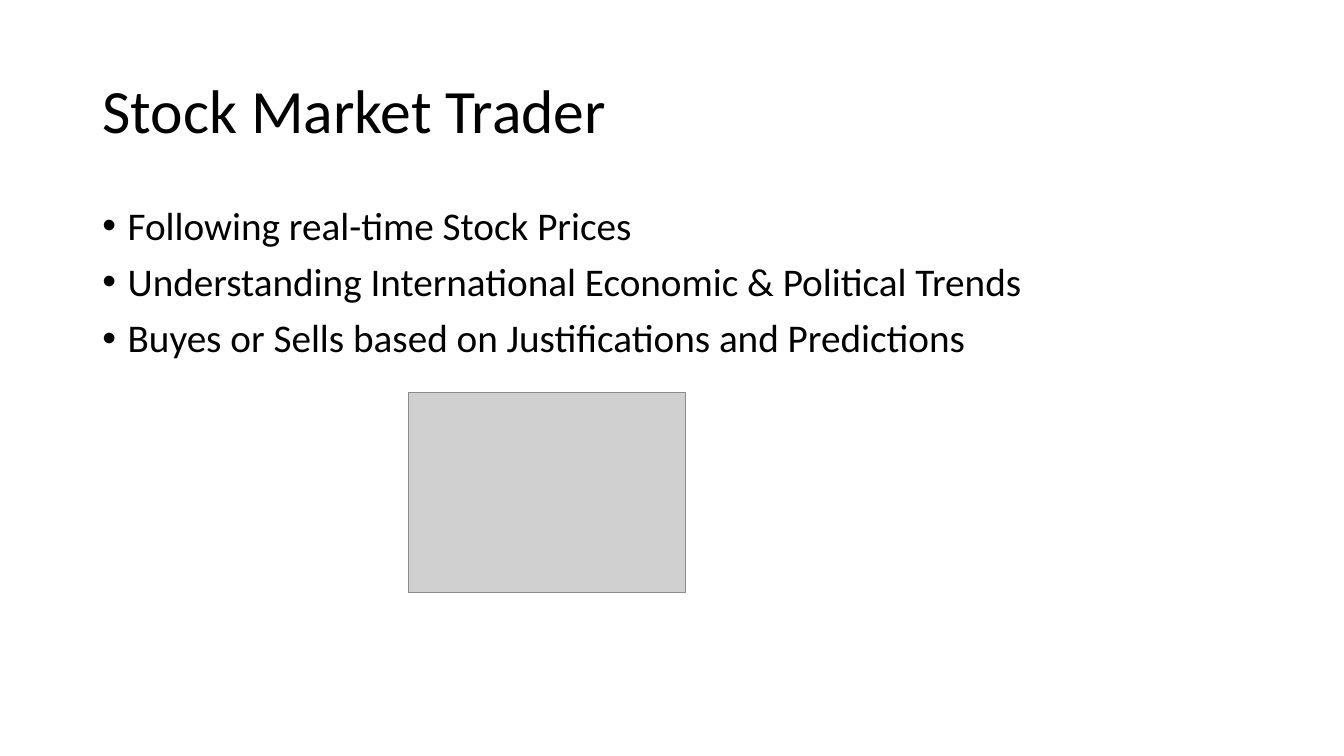
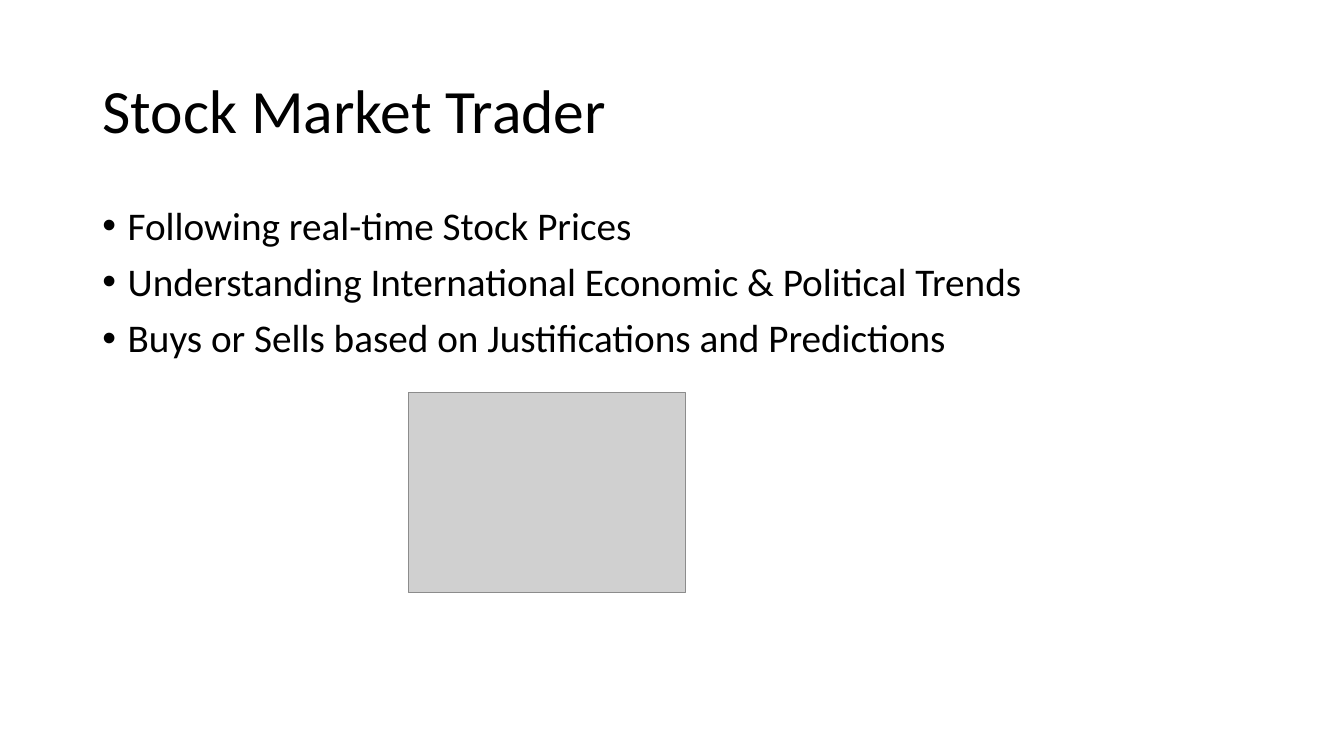
Before and after one commit to agilesolutions/agilesolutions.github.io, a slide deck: slide 1 of ppt/ai-trader.pptx. Drawn at 1344x756 pixels with LibreOffice and Linux fonts; fonts in the diff are those of the drawing; grey boxes stand for pictures. Boxes give left, top, right and bottom in pixels: in the first picture for what was removed or moved away, otherwise in the second. Text is boxed around its words. In the diff, an @@ line names an element or a change of style, - is before the commit and + after.

Commit message:
AI trader

```diff
--- a/ppt/ai-trader.pptx
+++ b/ppt/ai-trader.pptx
@@ text at (x1=128, y1=324, x2=945, y2=359): text changed @@
-• Buyes or Sells based on Justifications and Predictions
+• Buys or Sells based on Justifications and Predictions
```
Also in this commit, not shown: 1 other slide changed.
